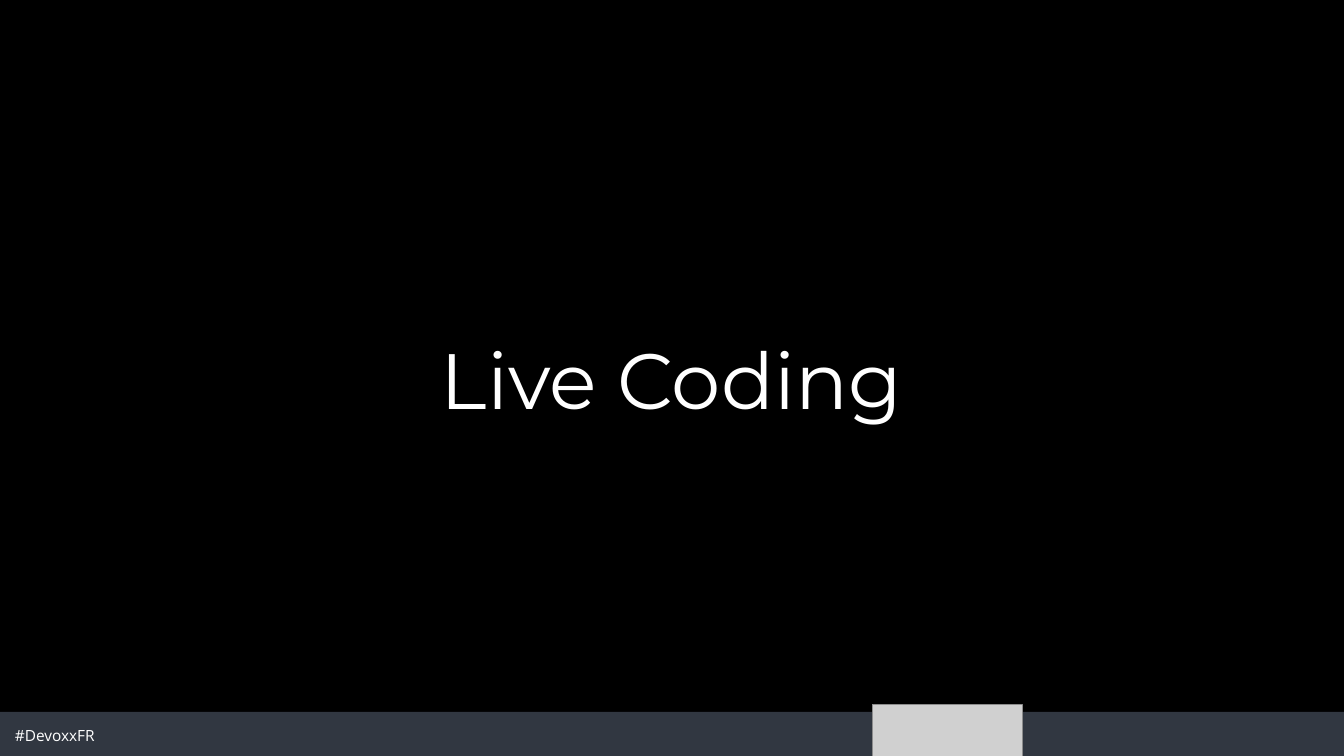
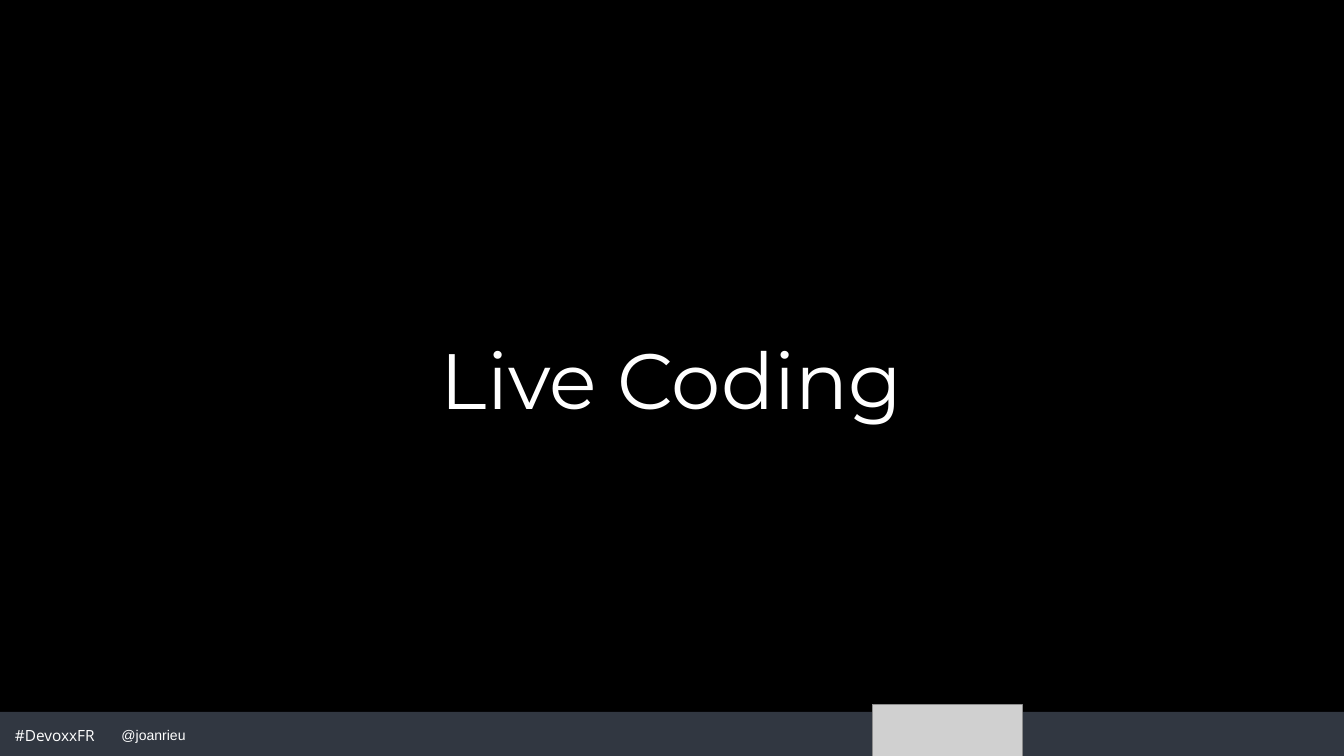
Before and after one commit to joanrieu/extending-vscode, a slide deck: slide 4 of Etendre VS Code - Devoxx 2019.pptx. Drawn at 1344x756 pixels with LibreOffice and Linux fonts; fonts in the diff are those of the drawing; grey boxes stand for pictures; background and template pictures are left out. Boxes give left, top, right and bottom in pixels: in the first picture for what was removed or moved away, otherwise in the second. Text is boxed around its words. In the diff, an @@ line names an element or a change of style, - is before the commit and + after.

```diff
--- a/Etendre VS Code - Devoxx 2019.pptx
+++ b/Etendre VS Code - Devoxx 2019.pptx
@@ text added at bbox=[121, 730, 185, 743], 20 pt, text #FFFFFF @@
+@joanrieu
```
Also in this commit, not shown: 5 other slides changed.
